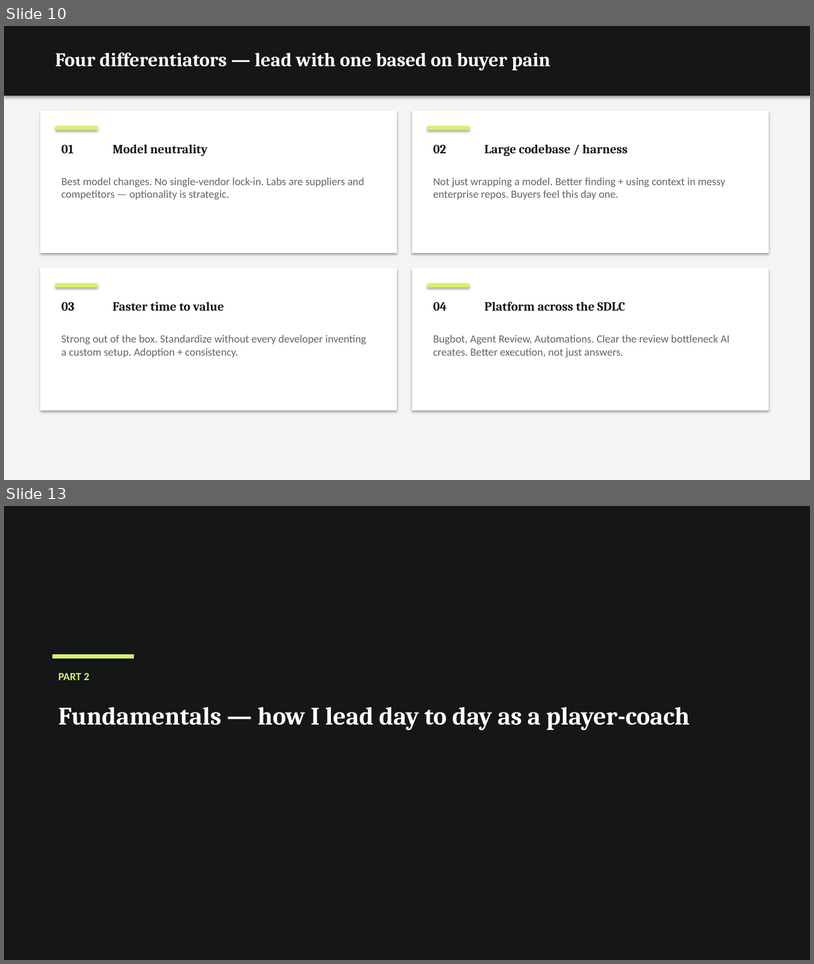
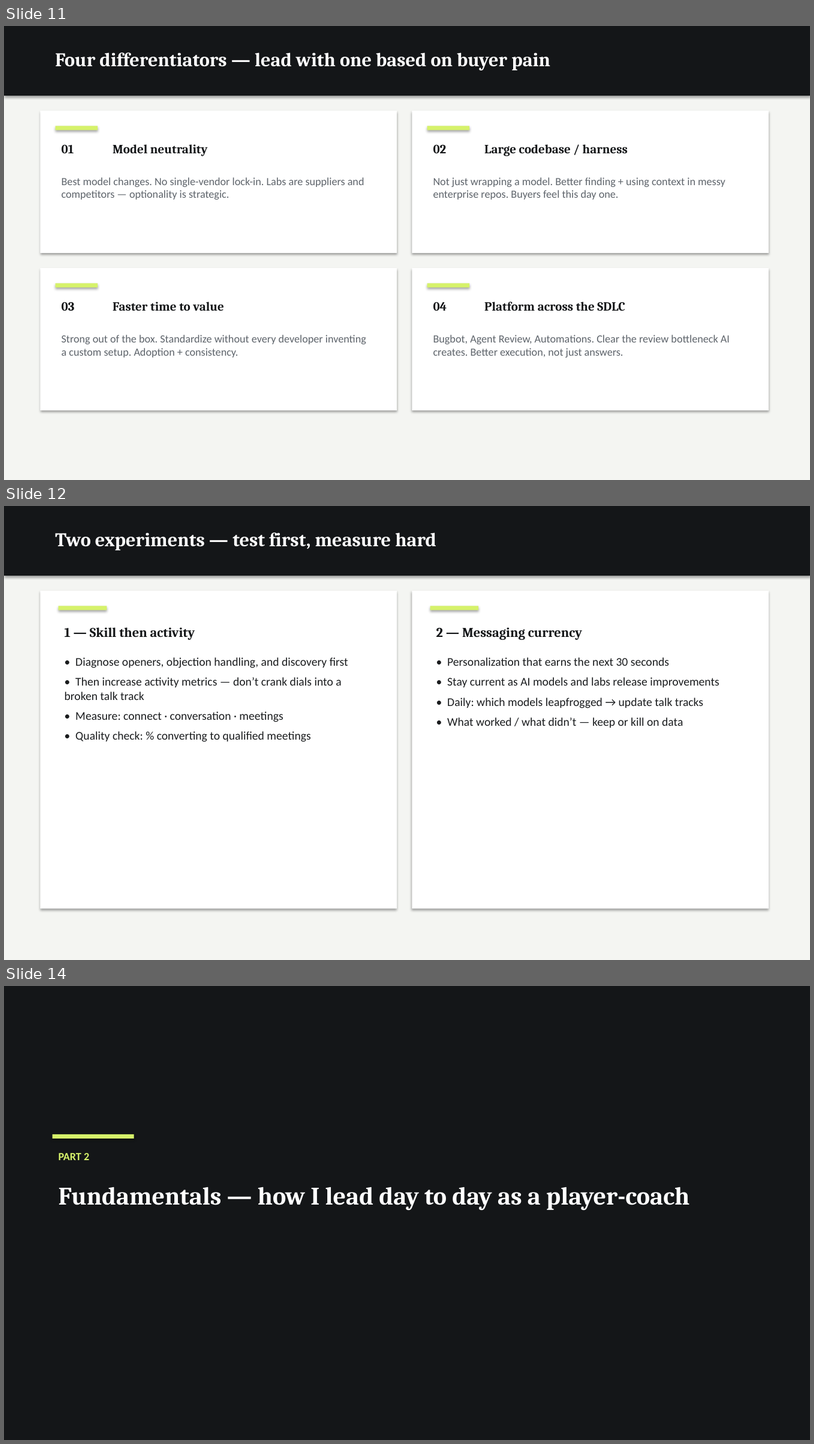
Before and after one commit to dempseli01-stack/lindsey, a slide deck: Lindsey_Presentation.pptx. Shown one above the other, each under a label of ours: slides 10 and 13 before the commit, slides 11, 12 and 14 after it; the slides between them are not shown. The pictures are 814x964 and 814x1444 pixels, drawn with LibreOffice and Linux fonts; fonts in the diff are those of the drawing. Boxes give left, top, right and bottom in pixels: in the first picture for what was removed or moved away, otherwise in the second. Text is boxed around its words. In the diff, an @@ line names an element or a change of style, - is before the commit and + after.

```diff
--- a/Lindsey_Presentation.pptx
+++ b/Lindsey_Presentation.pptx
@@ slide 12 added at (x1=4, y1=506, x2=810, y2=960), background #FFFFFF @@
@@ rectangle added at (x1=4, y1=506, x2=810, y2=960), fill #F4F5F2 @@
@@ rectangle added at (x1=4, y1=506, x2=810, y2=576), fill #141618 @@
@@ text added at (x1=55, y1=532, x2=437, y2=550), 23 pt, text #FFFFFF, bold @@
+Two experiments — test first, measure hard
@@ rectangle added at (x1=40, y1=591, x2=397, y2=908), fill #FFFFFF @@
@@ rectangle added at (x1=413, y1=591, x2=769, y2=908), fill #FFFFFF @@
@@ rectangle added at (x1=59, y1=606, x2=107, y2=610), fill #D6F26A @@
@@ rectangle added at (x1=431, y1=606, x2=479, y2=610), fill #D6F26A @@
@@ text added at (x1=65, y1=627, x2=195, y2=640), 16 pt, text #141618, bold @@
+1 — Skill then activity
@@ text added at (x1=437, y1=627, x2=582, y2=640), 16 pt, text #141618, bold @@
+2 — Messaging currency
@@ text added at (x1=65, y1=657, x2=348, y2=742), 14 pt, text #1A1C1E @@
+• Diagnose openers, objection handling, and discovery first
+• Then increase activity metrics — don’t crank dials into a broken talk track
+• Measure: connect · conversation · meetings
+• Quality check: % converting to qualified meetings
@@ text added at (x1=447, y1=657, x2=720, y2=727), 14 pt, text #1A1C1E @@
+• Personalization that earns the next 30 seconds
+• Stay current as AI models and labs release improvements
+• Daily: which models leapfrogged → update talk tracks
+• What worked / what didn’t — keep or kill on data
@@ what was slide 10 is now slide 11 @@
@@ what was slide 13 is now slide 14 @@
```
Also in this commit, not shown: 5 other slides added, 5 slides removed, 2 other files.
